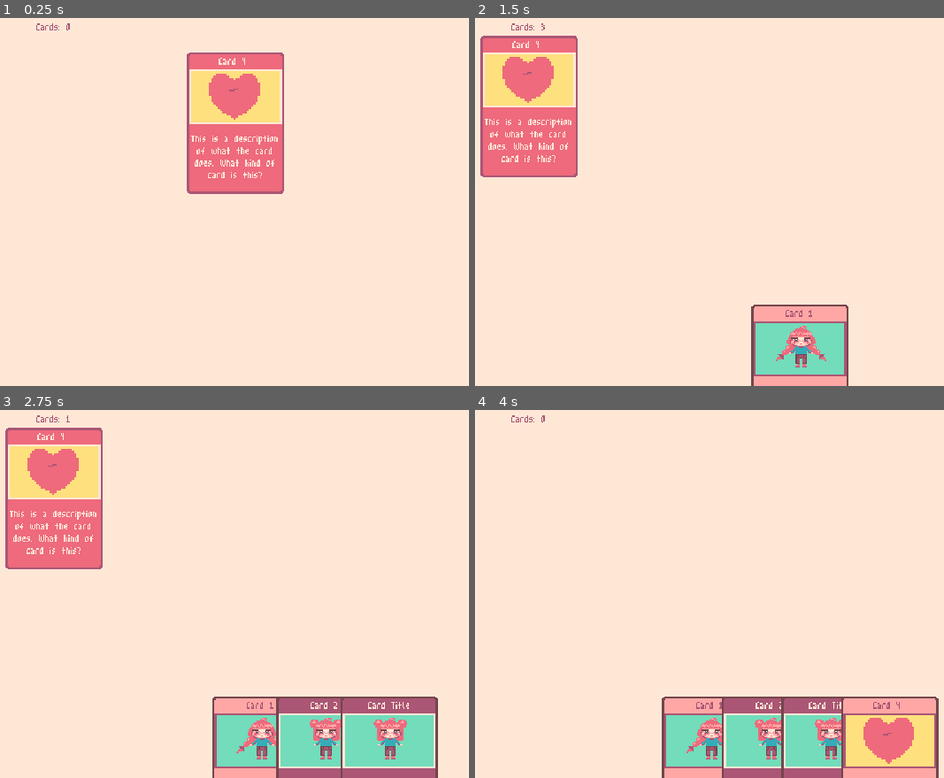
Above: before the commit, frames 1-4 (two rows, left to right).
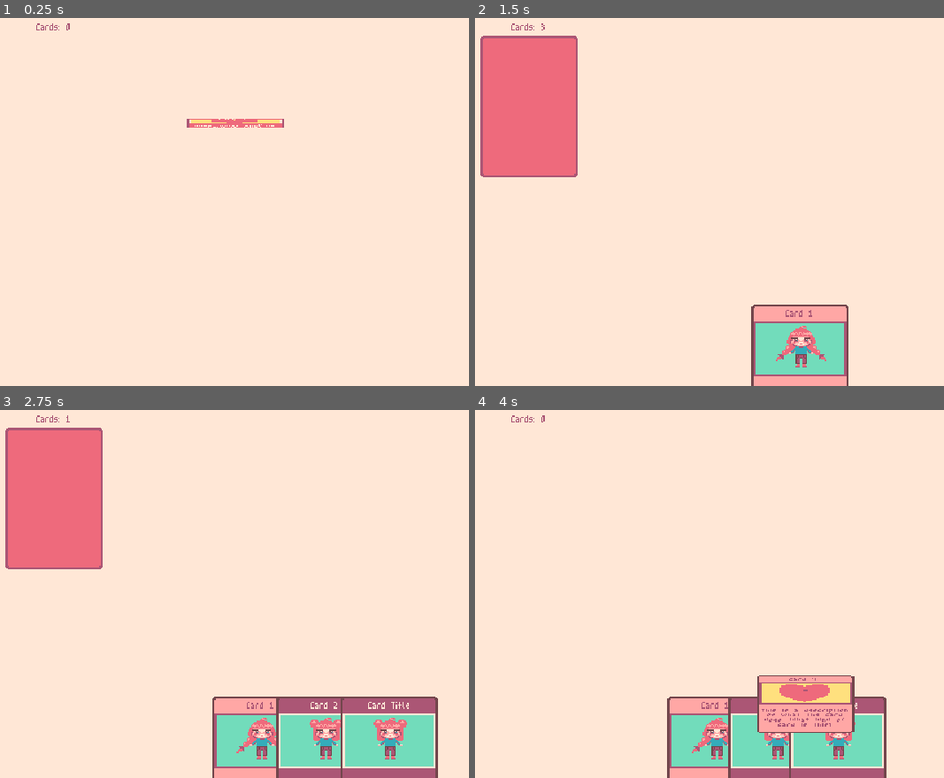
Above: after the commit, the same moments.

Repository: robert-brosh23/DeckbuilderGame
Game: Godot game, scene res://main.tscn
Same seed, same stepped clock (60 frames per second), same inputs: the game is played once before the commit and once after it.
Inputs (mouse positions are in pixels of both pictures, inside the frame that each line leads up to):
- Up to frame 1 (0.25 s): no input
- Up to frame 2 (1.5 s): move the mouse to (outside the picture) at 0.52 s; tap Q (draw_card) at 0.6 s; move the mouse to (657, 205) at 1.27 s; click (657, 205) at 1.35 s
- Up to frame 3 (2.75 s): tap Q (draw_card) at 1.55, 2.1 s; move the mouse to (393, 490) at 2.02 s
- Up to frame 4 (4 s): move the mouse to (765, 660) at 2.77 s; tap W (re_shuffle_deck) at 2.85 s; tap Q (draw_card) at 3.05, 3.6 s; move the mouse to (outside the picture) at 3.52 s

The runs differ from the first frame. In frame 1, 7.1% of the frame differs, in the area x 39-61%, y 9-48%; in frame 2, 2.4%; in frame 3, 2.4%; in frame 4, 9.2%, in the area x 39-99%, y 72-100%.

Commit message:
fixed shuffle bug

Diff:
--- a/card/card.gd
+++ b/card/card.gd
@@ -21,7 +21,7 @@
 @onready var description_label = $Panel/MarginContainer/VBoxContainer/DescriptionLabel
 @onready var animation_player = $AnimationPlayer
 
-var flipped_up: bool = false
+var flipped_up: bool = true
 var selected_font = FontFile
 var hoverable: bool = false
 
--- a/deck/deck.gd
+++ b/deck/deck.gd
@@ -4,8 +4,10 @@
 @export var cards: Array[Card]
 @export var hand: Hand
 
-@onready var panel = $Panel
-@onready var card_amount_label = $CardAmountLabel
+@onready var panel := $Panel
+@onready var card_amount_label := $CardAmountLabel
+
+var shuffling = false
 
 func _ready() -> void:
 	update_card_number_text()
@@ -24,6 +26,10 @@
 		await get_tree().create_timer(.1 * Globals.animation_speed_scale).timeout
 
 func draw_card() -> Card:
+	if shuffling:
+		print("Deck is being shuffled. Cannot draw cards")
+		return null
+
 	if cards.size() == 0:
 		print("Deck is empty, cannot draw card")
 		return null
@@ -34,12 +40,20 @@
 	return card
 
 func shuffle_deck() -> void:
+	if shuffling:
+		return
+
 	print("shuffling deck...")
-	for i in range(cards.size() - 1, 0, -1):
-		var j = randi() % (i + 1)
-		var temp = cards[i]
-		cards[i] = cards[j]
-		cards[j] = temp
+	shuffling = true
+	var tween = create_tween()
+	tween.tween_callback(func():
+		for i in range(cards.size() - 1, 0, -1):
+			var j = randi() % (i + 1)
+			var temp = cards[i]
+			cards[i] = cards[j]
+			cards[j] = temp
+		shuffling = false
+	).set_delay(1.2 * Globals.animation_speed_scale)
 
 func update_card_number_text() -> void:
 	card_amount_label.text = "Cards: " + str(cards.size())
--- a/main.gd
+++ b/main.gd
@@ -20,7 +20,6 @@
 func draw_card_from_deck() -> void:
 	var card = deck.draw_card()
 	if card == null:
-		print("no card in deck")
 		return
 	move_card_to_hand(card)
 
